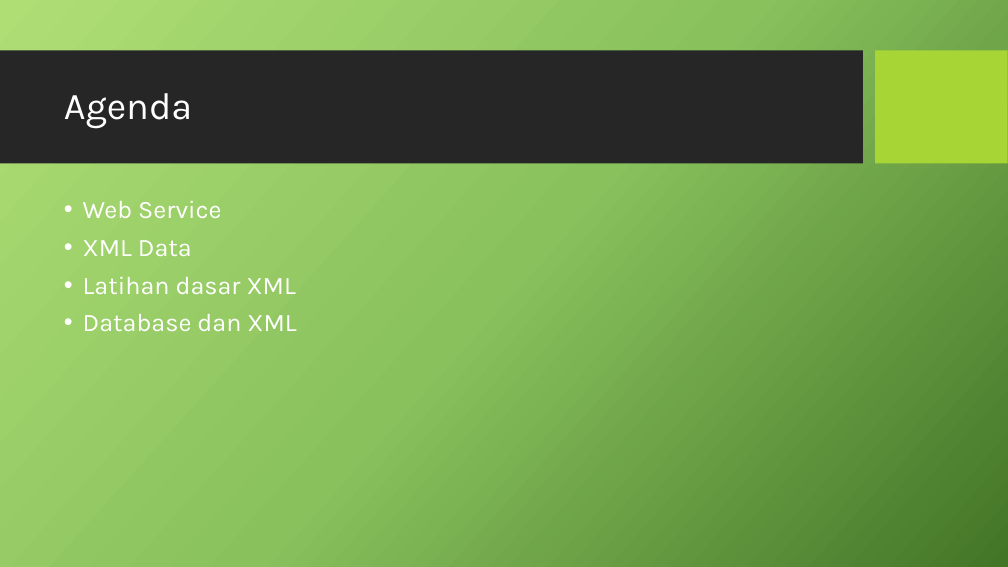
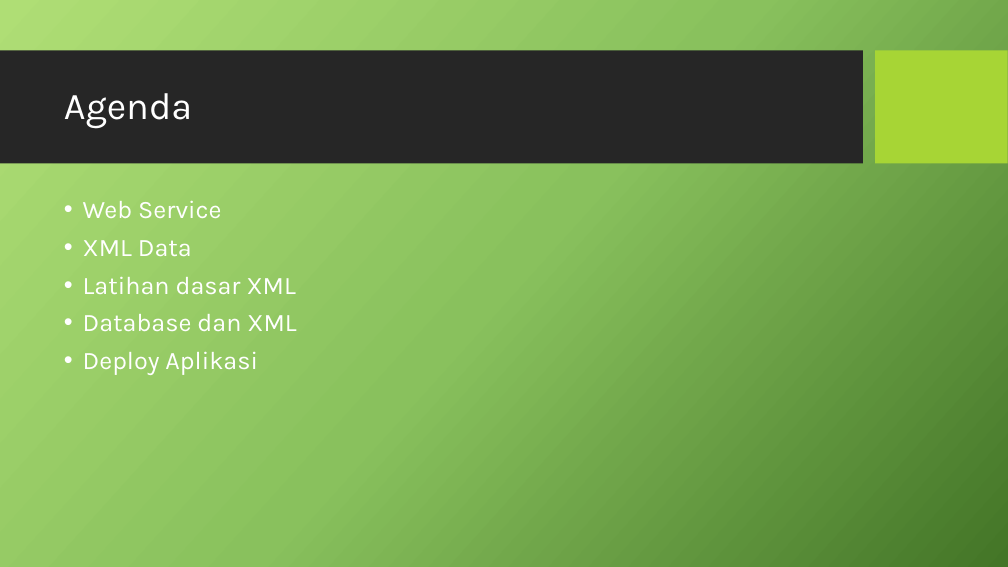
Before and after one commit to prayitna/asp.net, a slide deck: slide 2 of presentasi 3.pptx. Drawn at 1008x567 pixels with LibreOffice and Linux fonts; fonts in the diff are those of the drawing; background and template pictures are left out. Boxes give left, top, right and bottom in pixels: in the first picture for what was removed or moved away, otherwise in the second. Text is boxed around its words. In the diff, an @@ line names an element or a change of style, - is before the commit and + after.

Commit message:
deployment

```diff
--- a/presentasi 3.pptx
+++ b/presentasi 3.pptx
@@ text at (83,351,258,375): paragraph added @@
+• Deploy Aplikasi
```
Also in this commit, not shown: 1 other slide changed, 11 slides added, 1 slide removed, 3 other files.
